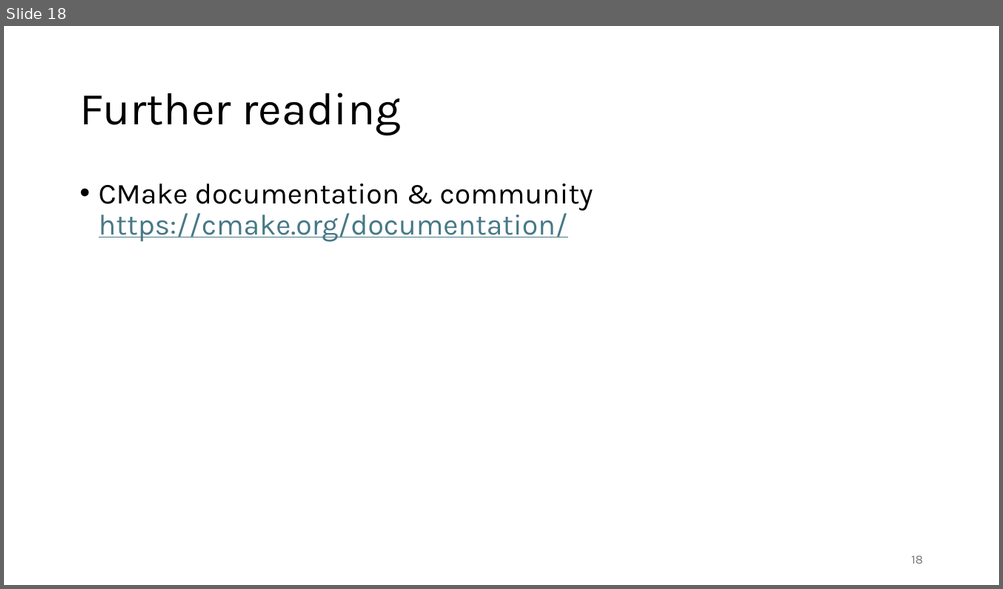
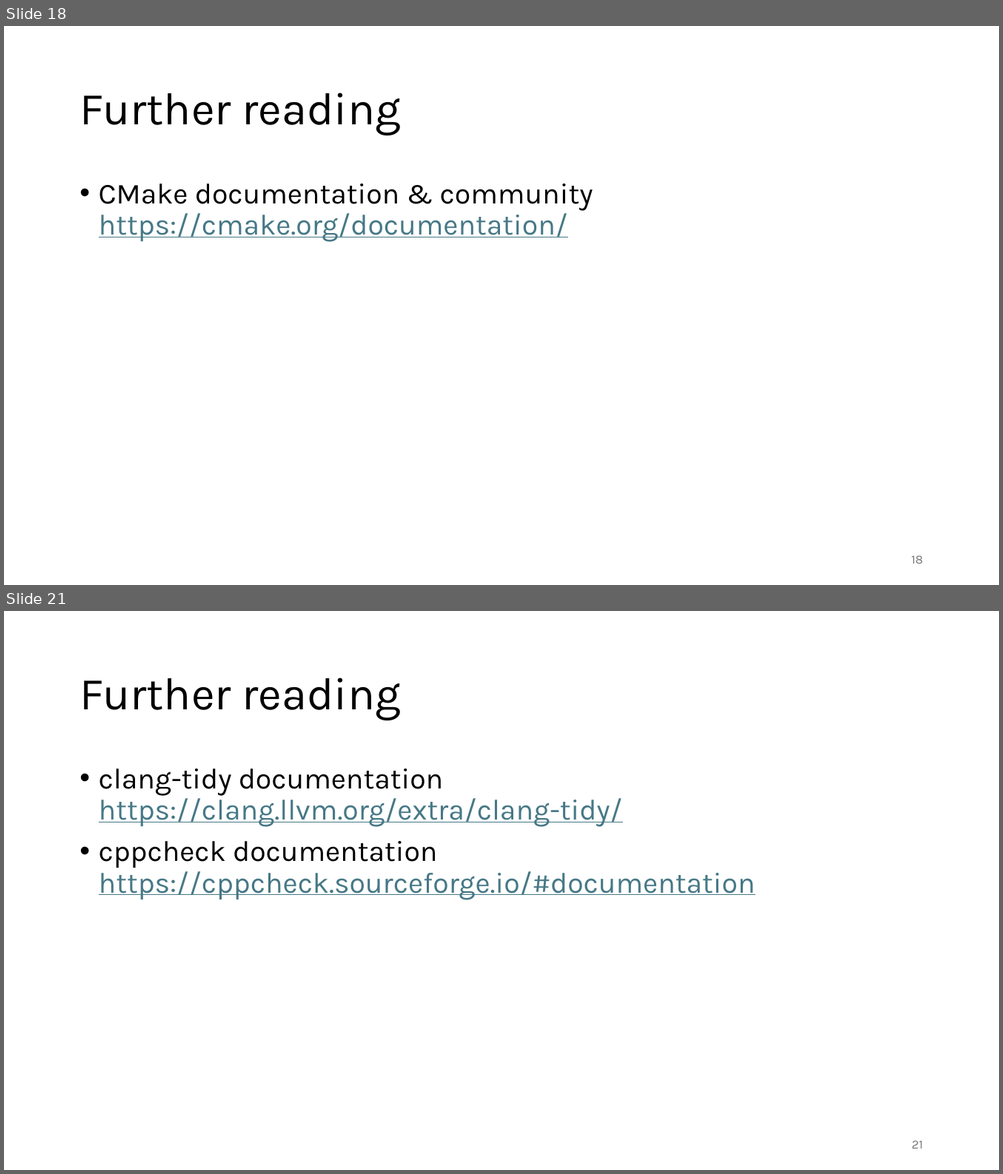
Before and after one commit to gjbex/C-plus-plus-software-engineering, a slide deck: cpp_software_engineering.pptx. Shown one above the other, each under a label of ours: slide 18 before the commit, slides 18 and 21 after it; the slides between them are not shown. The pictures are 1003x589 and 1003x1174 pixels, drawn with LibreOffice and Linux fonts; fonts in the diff are those of the drawing. Boxes give left, top, right and bottom in pixels: in the first picture for what was removed or moved away, otherwise in the second. Text is boxed around its words. In the diff, an @@ line names an element or a change of style, - is before the commit and + after.

```diff
--- a/cpp_software_engineering.pptx
+++ b/cpp_software_engineering.pptx
@@ slide 21 added at (4, 611, 999, 1170), background #FFFFFF @@
@@ title added at (79, 678, 400, 721), 44 pt, text #000000 @@
+Further reading
@@ text added at (99, 769, 755, 900), 28 pt, text #467886, underline @@
+• clang-tidy documentation
+  https://clang.llvm.org/extra/clang-tidy/
+• cppcheck documentation
+  https://cppcheck.sourceforge.io/#documentation
@@ page number added at (911, 1141, 922, 1149), 12 pt, text #797979 @@
+21
```
Also in this commit, not shown: 9 other slides added.
